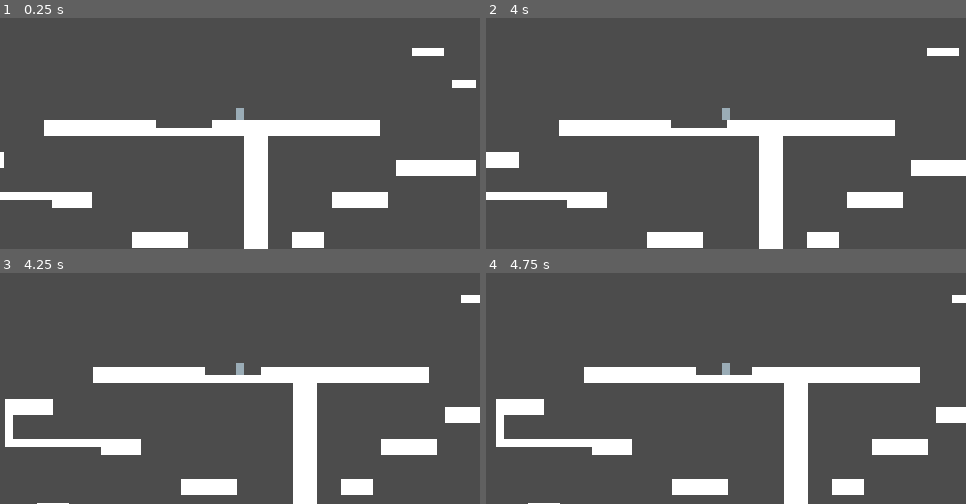
Above: before the commit, frames 1-4 (two rows, left to right).
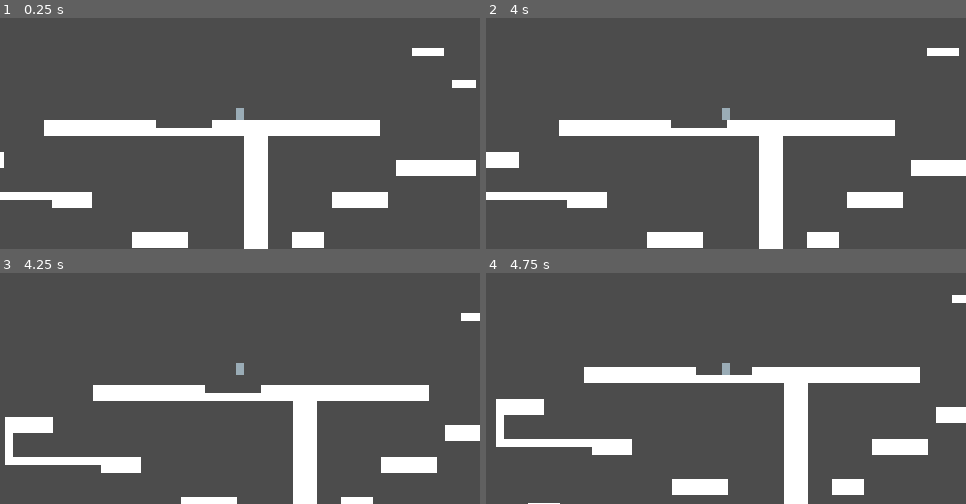
Above: after the commit, the same moments.

Repository: RudyMis/metroidvania
Game: Godot game, scene res://map/tilemap.tscn
The game is run twice, just before and just after one commit, with the same random seed, the same clock (stepped at 60 frames per second) and the same inputs. The project has no main scene, so this scene is started directly.
Inputs (mouse positions are in pixels of both pictures, inside the frame that each line leads up to):
- Up to frame 1 (0.25 s): no input
- Up to frame 2 (4 s): tap Enter at 0.5, 3.5 s; move the mouse to (702, 168) at 0.52 s; hold D (right) 0.53-1.25 s; tap Space (jump) at 0.6, 0.77, 1.07, 2, 2.1, 3.6, 3.77 s; click (702, 168) at 0.67 s; drag from (870, 154) to (702, 168) at 1.27 s; move the mouse to (582, 73) at 2.02 s; hold A (left) 2.03-2.75 s; drag from (750, 115) to (582, 73) at 2.77 s; move the mouse to (654, 45) at 3.52 s; hold A (left) from 3.53 s (still down)
- Up to frame 3 (4.25 s): keep holding A (left); tap Space (jump) at 4.07 s
- Up to frame 4 (4.75 s): release A (left) at 4.25 s; drag from (831, 356) to (654, 300) at 4.27 s

Frames 1-2 are identical in both runs. In frame 3, 17% of the frame differs, in the area x 1-100%, y 9-100%; in frame 4, nothing differs.

Commit message:
Late jump

Diff:
--- a/movement.gd
+++ b/movement.gd
@@ -5,6 +5,7 @@
 export (float) var deceleration_time := 0.1
 export (float) var jump_speed
 export (float) var jump_height # Skacze ciutkę ponad tą wysokość bo jakieś błędy
+export (float) var late_jump_time = 0.1
 
 onready var character : KinematicBody2D = get_parent()
 
@@ -13,6 +14,12 @@
 
 var velocity := Vector2.ZERO
 var b_is_jumping := false
+var b_is_falling := false
+
+onready var t_late_jump := $"Late Jump"
+
+func can_jump():
+	return (character.is_on_floor() || t_late_jump.get_time_left() > 0)
 
 func movement(delta : float):
 	if input_value.x != 0:
@@ -30,31 +37,37 @@
 		if s != sign(velocity.x) || velocity.x == 0:
 			velocity.x = 0
 
-
 # Calculates only first half of jump (when character goes up)
 func jump(delta : float):
 	if !b_do_jump: # Stop jumping
-		velocity.y = max(velocity.y, 0)
+		velocity.y = max(velocity.y, 1)
 		b_is_jumping = false
 		return
+
+	if can_jump(): # Start jumping
+		b_is_jumping = true
+		t_late_jump.stop()
+		velocity.y = -jump_speed
 
 	if (velocity.y > 0 && !character.is_on_floor()) || character.is_on_ceiling(): # Fall
 		b_is_jumping = false
 		b_do_jump = false
-		return
-
-	if character.is_on_floor(): # Start jumping
-		b_is_jumping = true
-		velocity.y = -jump_speed
 
 func fall(delta : float):
 	if character.is_on_floor() && velocity.y >= 0:
 		velocity.y = 1 # If it was 0, body wouldn't touch continously the ground
+		b_is_falling = false
 		return
+
+	if !b_is_falling:
+		b_is_falling = true
+		# Last-time jump
+		if velocity.y >= 0:
+			print("Liczę")
+			t_late_jump.start()
 
 	if velocity.y >= jump_speed: return
 	velocity.y += delta * (jump_speed * jump_speed) / (2 * jump_height)
-
 
 func _input(event : InputEvent):
 	input_value = Vector2.ZERO
@@ -71,10 +84,13 @@
 
 # Called when the node enters the scene tree for the first time.
 func _ready():
-	pass # Replace with function body.
+	pass
 
 func _physics_process(delta):
 	movement(delta)
+	# Jeśli jump przed fall to dąży do jump_height od dołu przy jump_speed -> 0
+	# W przeciwnym wypadku dąży do jump_height od góry przy jump_speed -> inf
 	fall(delta)
 	jump(delta)
-	character.move_and_slide(velocity, Vector2(0, -1))
+
+	character.move_and_slide(velocity, Vector2.UP)
--- a/player.tscn
+++ b/player.tscn
@@ -19,6 +19,12 @@
 max_speed = 80.0
 jump_speed = 200.0
 jump_height = 44.0
+late_jump_time = 1.0
+
+[node name="Late Jump" type="Timer" parent="Movement"]
+process_mode = 0
+wait_time = 0.1
+one_shot = true
 
 [node name="Camera2D" type="Camera2D" parent="."]
 current = true
